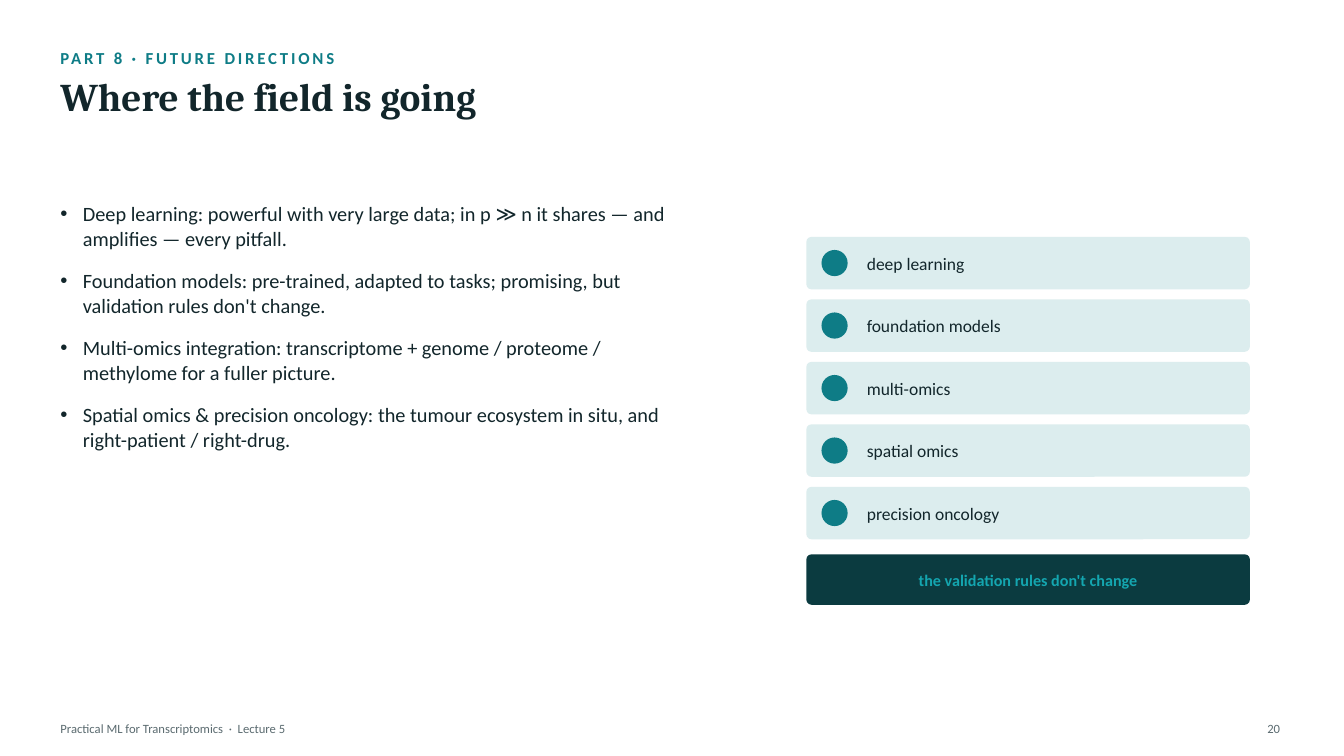
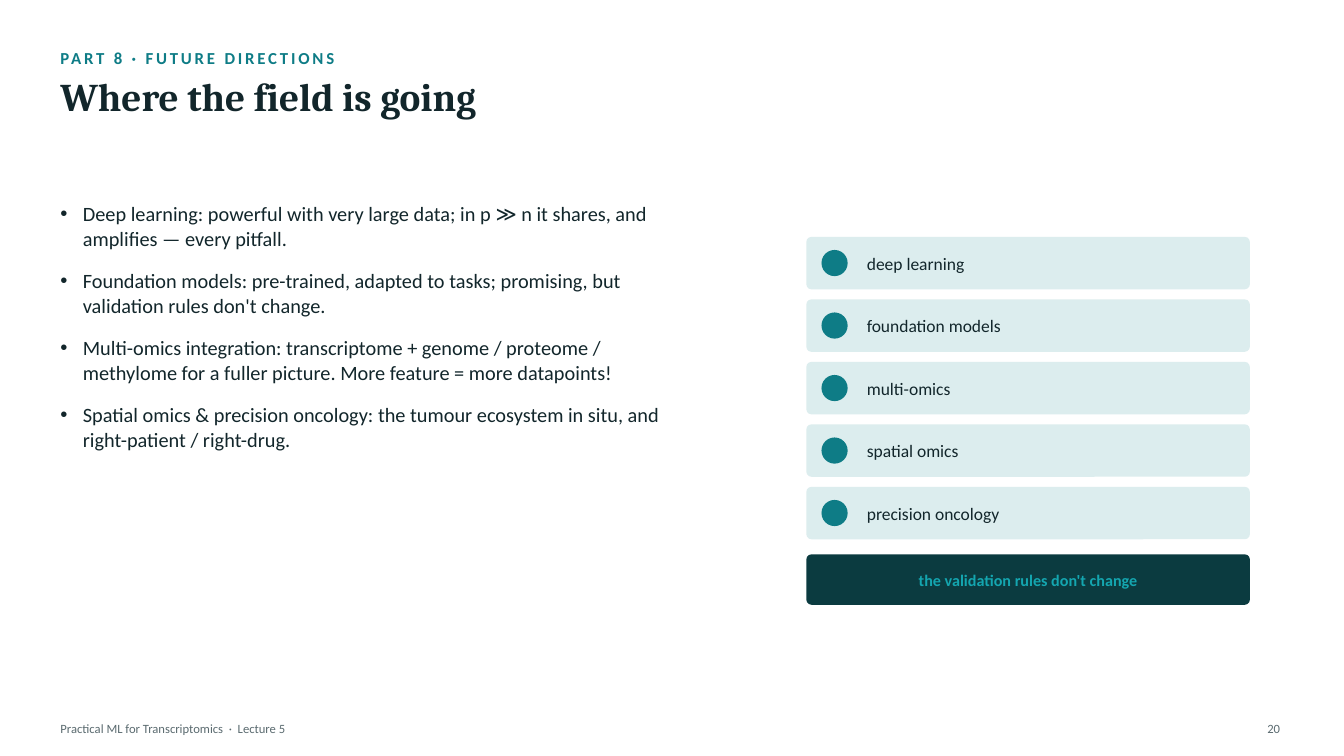
Before and after one commit to zhanyinx/ml26, a slide deck: slide 18 of lessons/lesson05_research_grade_ml/theory/slides/Lecture5 - Research-Grade Machine Learning.pptx (slide 20 before the commit). Drawn at 1344x756 pixels with LibreOffice and Linux fonts; fonts in the diff are those of the drawing. Boxes give left, top, right and bottom in pixels: in the first picture for what was removed or moved away, otherwise in the second. Text is boxed around its words. In the diff, an @@ line names an element or a change of style, - is before the commit and + after.

```diff
--- a/lessons/lesson05_research_grade_ml/theory/slides/Lecture5 - Research-Grade Machine Learning.pptx
+++ b/lessons/lesson05_research_grade_ml/theory/slides/Lecture5 - Research-Grade Machine Learning.pptx
@@ text at box(83, 207, 646, 250): text changed @@
-• Deep learning: powerful with very large data; in p ≫ n it shares — and amplifies — every pitfall.
+• Deep learning: powerful with very large data; in p ≫ n it shares, and amplifies — every pitfall.
@@ text at box(83, 341, 611, 384): text changed @@
-• Multi-omics integration: transcriptome + genome / proteome / methylome for a fuller picture.
+• Multi-omics integration: transcriptome + genome / proteome / methylome for a fuller picture. More feature = more datapoints!
```
Also in this commit, not shown: 15 other slides changed, 3 slides removed.
